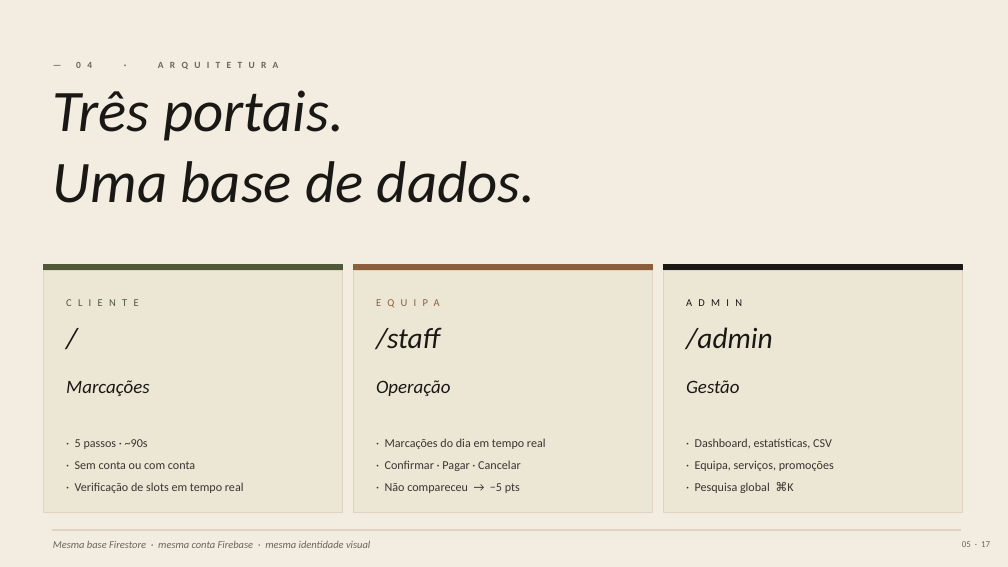
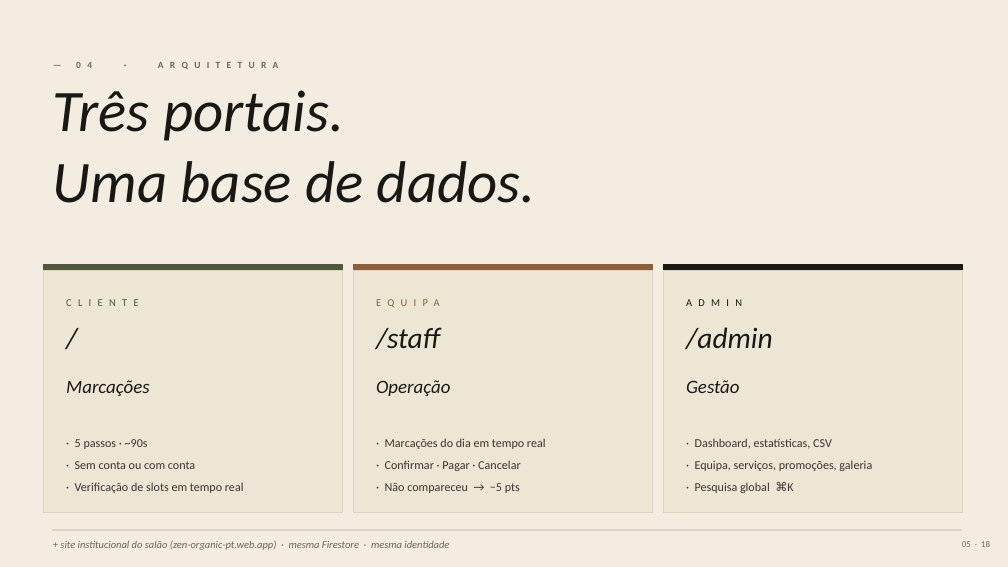
Before and after one commit to guerreiro2003/bookit, a slide deck: slide 5 of Apresentacao_BookIt.pptx. Drawn at 1008x567 pixels with LibreOffice and Linux fonts; fonts in the diff are those of the drawing. Boxes give left, top, right and bottom in pixels: in the first picture for what was removed or moved away, otherwise in the second. Text is boxed around its words. In the diff, an @@ line names an element or a change of style, - is before the commit and + after.

```diff
--- a/Apresentacao_BookIt.pptx
+++ b/Apresentacao_BookIt.pptx
@@ text at <box>734,460,872,471</box>: text changed @@
-· Equipa, serviços, promoções
+· Equipa, serviços, promoções, galeria
@@ text at <box>60,540,449,550</box>: text changed @@
-Mesma base Firestore · mesma conta Firebase · mesma identidade visual
++ site institucional do salão (zen-organic-pt.web.app) · mesma Firestore · mesma identidade
```
Also in this commit, not shown: 16 other slides changed, 1 slide added, 1 other file.
